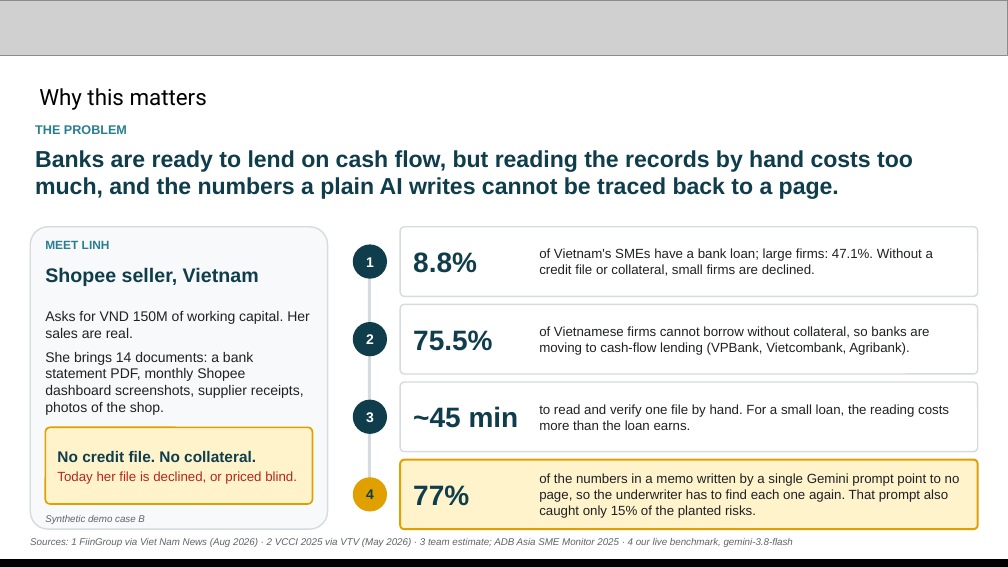
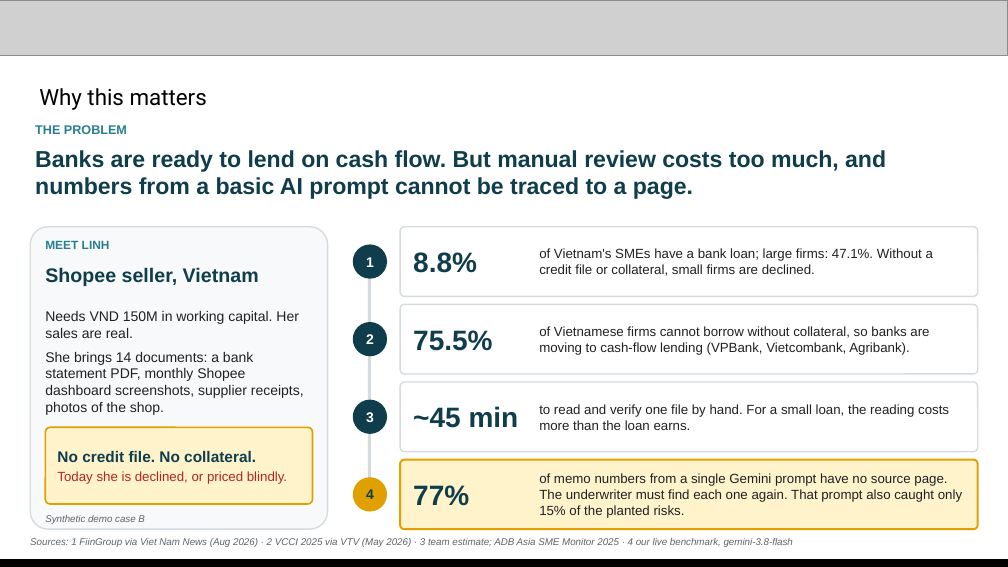
Before and after one commit to changhyeonnam/ghack, a slide deck: slide 2 of presentation/LedgerLens_AI_Builder_Cup_Submission.pptx. Drawn at 1008x567 pixels with LibreOffice and Linux fonts; fonts in the diff are those of the drawing; grey boxes stand for pictures. Boxes give left, top, right and bottom in pixels: in the first picture for what was removed or moved away, otherwise in the second. Text is boxed around its words. In the diff, an @@ line names an element or a change of style, - is before the commit and + after.

Commit message:
Copy edit README and deck text; strip image metadata; budget cap wording
- README and deck copy reads more naturally; numbers, names, URLs and code unchanged.
- Remove embedded tool metadata from screenshot and diagram images (pixels unchanged).
- Tech slide: the USD cap is shared by all instances (persisted), not per process.

```diff
--- a/presentation/LedgerLens_AI_Builder_Cup_Submission.pptx
+++ b/presentation/LedgerLens_AI_Builder_Cup_Submission.pptx
@@ text at box(35, 150, 886, 199): text changed @@
-Banks are ready to lend on cash flow, but reading the records by hand costs too much, and the numbers a plain AI writes cannot be traced back to a page.
+Banks are ready to lend on cash flow. But manual review costs too much, and numbers from a basic AI prompt cannot be traced to a page.
@@ text at box(45, 311, 298, 338): text changed @@
-Asks for VND 150M of working capital. Her sales are real.
+Needs VND 150M in working capital. Her sales are real.
@@ text at box(57, 471, 287, 484): text changed @@
-Today her file is declined, or priced blind.
+Today she is declined, or priced blindly.
@@ text at box(539, 473, 962, 518): text changed @@
-of the numbers in a memo written by a single Gemini prompt point to no page, so the underwriter has to find each one again. That prompt also caught only 15% of the planted risks.
+of memo numbers from a single Gemini prompt have no source page. The underwriter must find each one again. That prompt also caught only 15% of the planted risks.
```
Also in this commit, not shown: 12 other slides changed, 15 other files.
